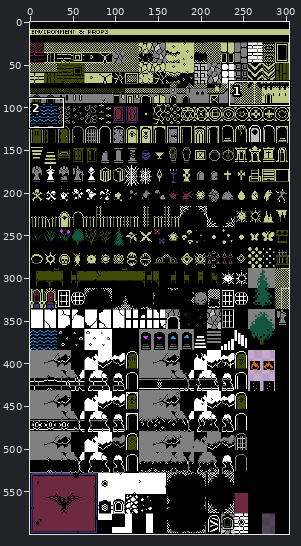
Pixel-art file, stored at Art/Enviornment_Props.aseprite. Above, an overview of the earlier version with the close-up marked.
Close-up. Old version:
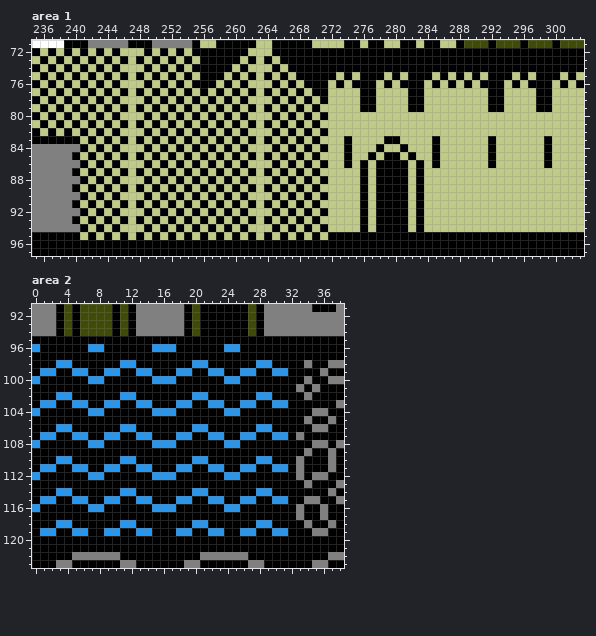
304x600 pixels, 1 frame. Shown: area 1: x 235..303, y 71..97; area 2: x 0..38, y 91..123. The commit also changed other parts of the picture, which this record leaves out.
The result:
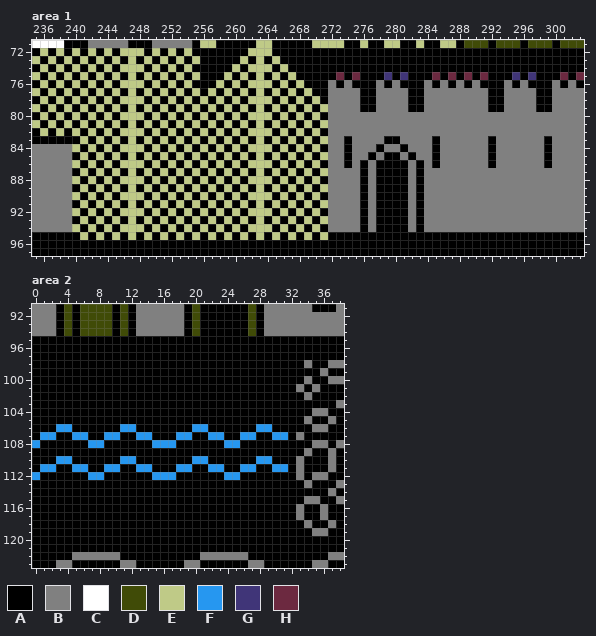
Palette (. is transparent): A #000000  B #808080  C #ffffff  D #404b07  E #bfca87  F #2697f0  G #403578  H #6c2940
Changes in this commit:
Area 1:
y 75: x 273 E -> H; x 275 E -> H; x 279 E -> G; x 281 E -> G; x 285 E -> H; x 287 E -> H; x 289 E -> H; x 291 E -> H; x 295 E -> G; x 297 E -> G; x 301 E -> H; x 303 E -> H
y 76: x 272 E -> B; x 274 E -> B; x 278 E -> B; x 280 E -> B; x 284 E -> B; x 286 E -> B; x 288 E -> B; x 290 E -> B; x 294 E -> B; x 296 E -> B; x 300 E -> B; x 302 E -> B
y 77..79: x 272..275 EEEE -> BBBB; x 278..281 EEEE -> BBBB; x 284..291 EEEEEEEE -> BBBBBBBB; x 294..297 EEEE -> BBBB; x 300..303 EEEE -> BBBB
y 80..82: x 272..303 EEEEEEEEEEEEEEEEEEEEEEEEEEEEEEEE -> BBBBBBBBBBBBBBBBBBBBBBBBBBBBBBBB
y 83: x 272..273 EE -> BB; x 275..278 EEEE -> BBBB; x 281..284 EEEE -> BBBB; x 286..291 EEEEEE -> BBBBBB; x 293..298 EEEEEE -> BBBBBB; x 300..303 EEEE -> BBBB
y 84: x 240 B -> E; x 272..273 EE -> BB; x 275..277 EEE -> BBB; x 279..280 EE -> BB; x 282..284 EEE -> BBB; x 286..291 EEEEEE -> BBBBBB; x 293..298 EEEEEE -> BBBBBB; x 300..303 EEEE -> BBBB
y 85: x 272..273 EE -> BB; x 275..276 EE -> BB; x 278 E -> B; x 281 E -> B; x 283..284 EE -> BB; x 286..291 EEEEEE -> BBBBBB; x 293..298 EEEEEE -> BBBBBB; x 300..303 EEEE -> BBBB
y 86: x 240 B -> E; x 272..273 EE -> BB; x 275 E -> B; x 277 E -> B; x 282 E -> B; x 284 E -> B; x 286..291 EEEEEE -> BBBBBB; x 293..298 EEEEEE -> BBBBBB; x 300..303 EEEE -> BBBB
y 87: x 272..275 EEEE -> BBBB; x 277 E -> B; x 282 E -> B; x 284..303 EEEEEEEEEEEEEEEEEEEE -> BBBBBBBBBBBBBBBBBBBB
y 88: x 240 B -> E; x 272..275 EEEE -> BBBB; x 277 E -> B; x 282 E -> B; x 284..303 EEEEEEEEEEEEEEEEEEEE -> BBBBBBBBBBBBBBBBBBBB
y 89: x 272..275 EEEE -> BBBB; x 277 E -> B; x 282 E -> B; x 284..303 EEEEEEEEEEEEEEEEEEEE -> BBBBBBBBBBBBBBBBBBBB
y 90: x 240 B -> E; x 272..275 EEEE -> BBBB; x 277 E -> B; x 282 E -> B; x 284..303 EEEEEEEEEEEEEEEEEEEE -> BBBBBBBBBBBBBBBBBBBB
y 91: x 272..275 EEEE -> BBBB; x 277 E -> B; x 282 E -> B; x 284..303 EEEEEEEEEEEEEEEEEEEE -> BBBBBBBBBBBBBBBBBBBB
y 92: x 240 B -> E; x 272..275 EEEE -> BBBB; x 277 E -> B; x 282 E -> B; x 284..303 EEEEEEEEEEEEEEEEEEEE -> BBBBBBBBBBBBBBBBBBBB
y 93: x 272..275 EEEE -> BBBB; x 277 E -> B; x 282 E -> B; x 284..303 EEEEEEEEEEEEEEEEEEEE -> BBBBBBBBBBBBBBBBBBBB
y 94: x 240 B -> E; x 272..275 EEEE -> BBBB; x 277 E -> B; x 282 E -> B; x 284..303 EEEEEEEEEEEEEEEEEEEE -> BBBBBBBBBBBBBBBBBBBB
Area 2:
y 96: x 0 F -> A; x 7..8 FF -> AA; x 15..17 FFF -> AAA; x 24..25 FF -> AA
y 98: x 3..4 FF -> AA; x 11..12 FF -> AA; x 20..21 FF -> AA; x 28..29 FF -> AA
y 99: x 1..2 FF -> AA; x 5..6 FF -> AA; x 9..10 FF -> AA; x 13..14 FF -> AA; x 18..19 FF -> AA; x 22..23 FF -> AA; x 26..27 FF -> AA; x 30..31 FF -> AA
y 100: x 0 F -> A; x 7..8 FF -> AA; x 15..17 FFF -> AAA; x 24..25 FF -> AA
y 102: x 3..4 FF -> AA; x 11..12 FF -> AA; x 20..21 FF -> AA; x 28..29 FF -> AA
y 103: x 1..2 FF -> AA; x 5..6 FF -> AA; x 9..10 FF -> AA; x 13..14 FF -> AA; x 18..19 FF -> AA; x 22..23 FF -> AA; x 26..27 FF -> AA; x 30..31 FF -> AA
y 104: x 0 F -> A; x 7..8 FF -> AA; x 15..17 FFF -> AAA; x 24..25 FF -> AA
y 114: x 3..4 FF -> AA; x 11..12 FF -> AA; x 20..21 FF -> AA; x 28..29 FF -> AA
y 115: x 1..2 FF -> AA; x 5..6 FF -> AA; x 9..10 FF -> AA; x 13..14 FF -> AA; x 18..19 FF -> AA; x 22..23 FF -> AA; x 26..27 FF -> AA; x 30..31 FF -> AA
y 116: x 0 F -> A; x 7..8 FF -> AA; x 15..17 FFF -> AAA; x 24..25 FF -> AA
y 118: x 3..4 FF -> AA; x 11..12 FF -> AA; x 20..21 FF -> AA; x 28..29 FF -> AA
y 119: x 1..2 FF -> AA; x 5..6 FF -> AA; x 9..10 FF -> AA; x 13..14 FF -> AA; x 18..19 FF -> AA; x 22..23 FF -> AA; x 26..27 FF -> AA; x 30..31 FF -> AA
Boxes around the changes in both close-ups, in picture pixels (x1, y1, x2, y2):
changed: (328, 72, 584, 232)
changed: (72, 144, 80, 232)
changed: (32, 344, 288, 416)
changed: (32, 488, 288, 536)
